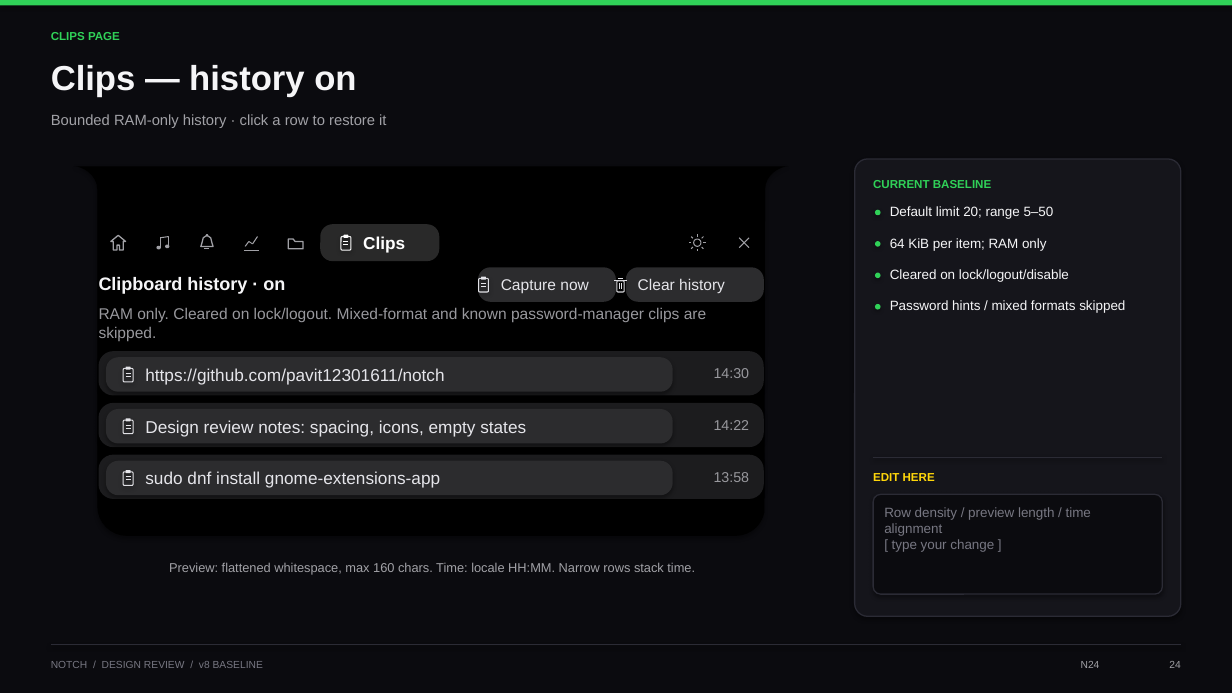
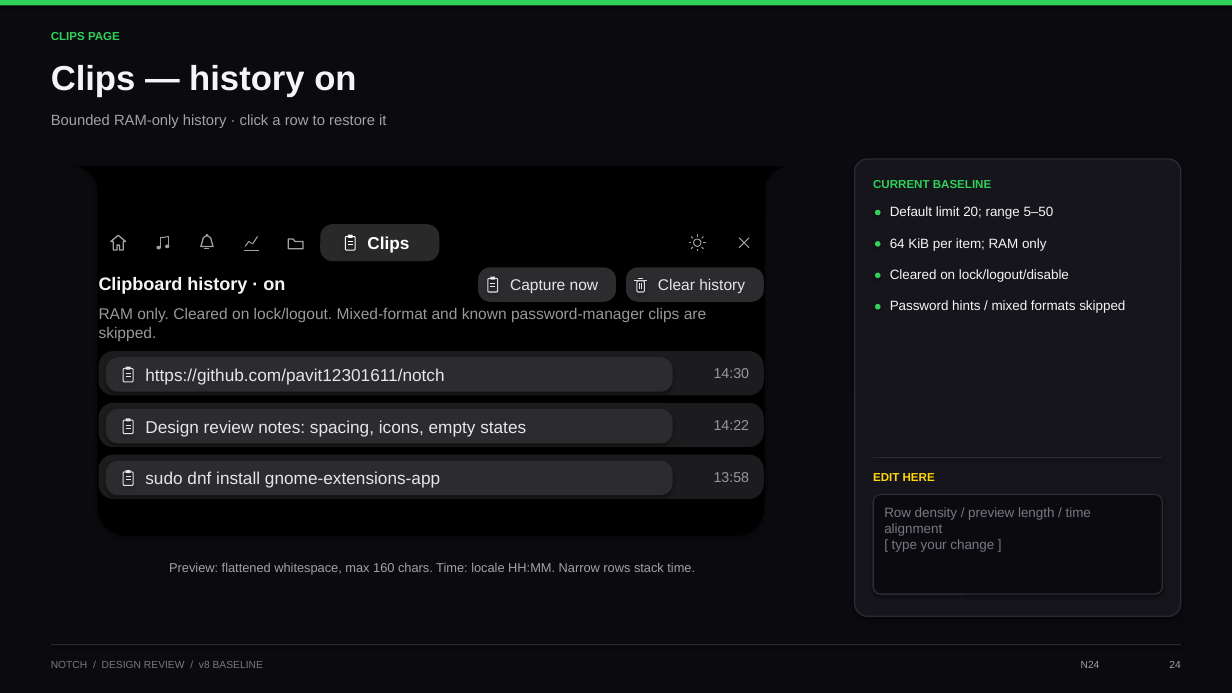
Before and after one commit to pavit12301611/notch, a slide deck: slide 24 of design/Notch-Design-Review.pptx. Drawn at 1232x693 pixels with LibreOffice and Linux fonts; fonts in the diff are those of the drawing. Boxes give left, top, right and bottom in pixels: in the first picture for what was removed or moved away, otherwise in the second. Text is boxed around its words. In the diff, an @@ line names an element or a change of style, - is before the commit and + after.

Commit message:
Fix design deck button label spacing

```diff
--- a/design/Notch-Design-Review.pptx
+++ b/design/Notch-Design-Review.pptx
@@ 2 rounded rectangles, 2 lines, 1 text: place and size @@
-2 rounded rectangles, 2 lines, 1 text at (341,235,405,253)
+2 rounded rectangles, 2 lines, 1 text at (346,235,409,253)
@@ text "Capture now": place and size @@
-text "Capture now" at (501,279,589,293)
+text "Capture now" at (510,279,599,294)
@@ text "Clear history": place and size @@
-text "Clear history" at (638,278,725,293)
+text "Clear history" at (658,278,745,293)
@@ 2 rounded rectangles, 2 lines: place and size @@
-2 rounded rectangles, 2 lines at (479,276,489,292)
+2 rounded rectangles, 2 lines at (488,276,498,292)
@@ 4 lines, 1 rounded rectangle: place and size @@
-4 lines, 1 rounded rectangle at (615,278,627,292)
+4 lines, 1 rounded rectangle at (635,278,647,292)
```
Also in this commit, not shown: 17 other slides changed, 1 other file.
